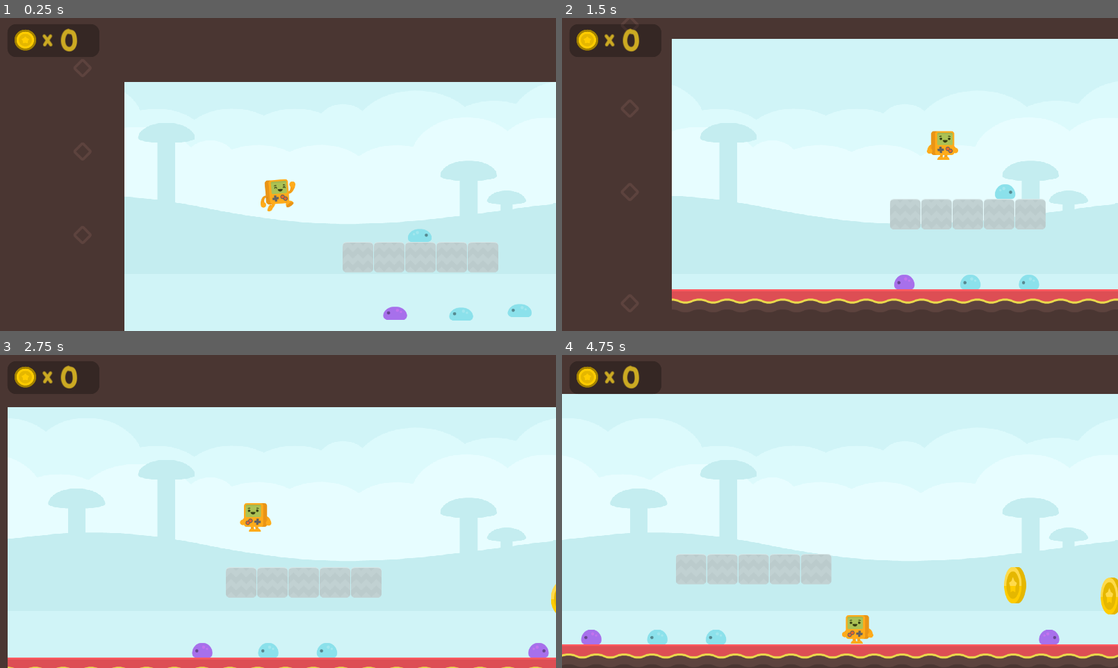
Above: before the commit, frames 1-4 (two rows, left to right).
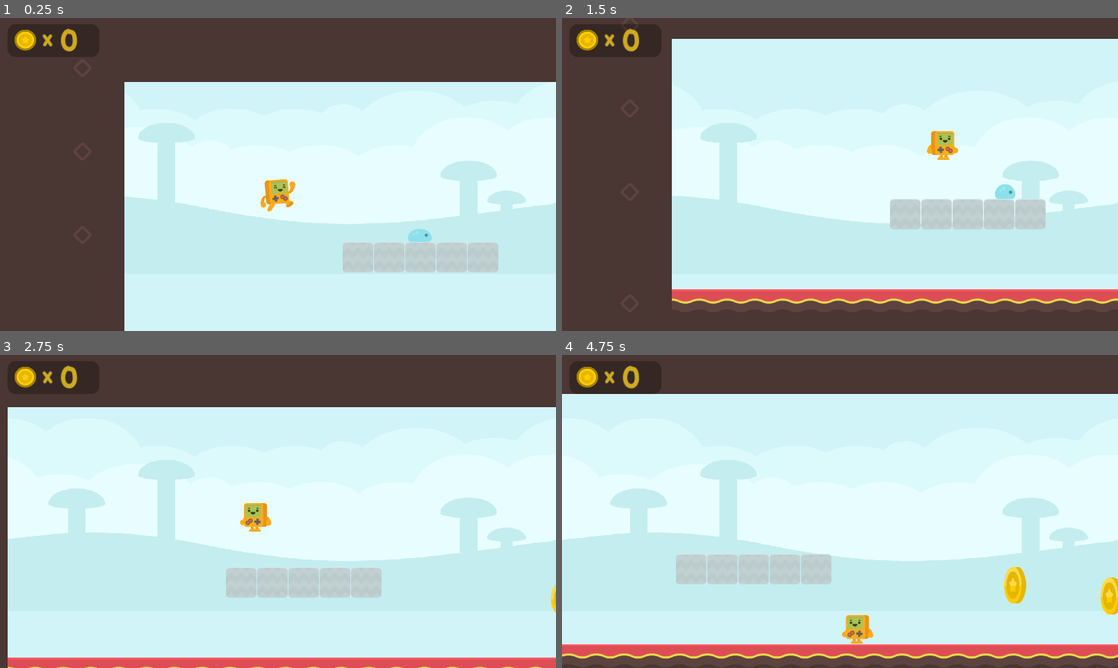
Above: after the commit, the same moments.

Repository: mtk3281/Heavenly-Knight
Game: Godot game, scene res://level_1.tscn
Same seed, same stepped clock (60 frames per second), same inputs: the game is played once before the commit and once after it.
Inputs:
- Up to frame 1 (0.25 s): no input
- Up to frame 2 (1.5 s): hold Right (right) from 0.53 s (still down); tap Space (jump) at 0.77 s
- Up to frame 3 (2.75 s): tap Space (jump) at 1.52 s; release Right (right) at 2.03 s; hold Left (left) from 2.03 s (still down)
- Up to frame 4 (4.75 s): release Left (left) at 2.78 s; hold Right (right) 2.78-4.28 s; tap Space (jump) at 3.02, 3.77, 4.52 s; hold Left (left) from 4.28 s (still down)

The runs differ from the first frame. In frame 1, 0.5% of the frame differs, in the area x 68-96%, y 91-97%; in frame 2, 0.4%; in frame 3, 0.6%; in frame 4, 0.6%, in the area x 3-90%, y 87-93%.

Commit message:
Update level_1.tscn

Diff:
--- a/Heavenly Knight 2.0/level_1.tscn
+++ b/Heavenly Knight 2.0/level_1.tscn
@@ -55,22 +55,4 @@
 position = Vector2(736, 252)
 direction = 1
 
-[node name="enemy2" parent="Node2D" instance=ExtResource("8_f1qr0")]
-position = Vector2(714, 413)
-direction = -1
-detect_cliffs = false
-
-[node name="enemy3" parent="Node2D" instance=ExtResource("8_f1qr0")]
-position = Vector2(866, 415)
-direction = -1
-
-[node name="enemy4" parent="Node2D" instance=ExtResource("8_f1qr0")]
-position = Vector2(1001, 407)
-direction = -1
-
-[node name="enemy5" parent="Node2D" instance=ExtResource("8_f1qr0")]
-position = Vector2(1103, 427)
-direction = 1
-detect_cliffs = false
-
 [connection signal="body_entered" from="fallzone" to="Steve" method="_on_fallzone_body_entered"]
